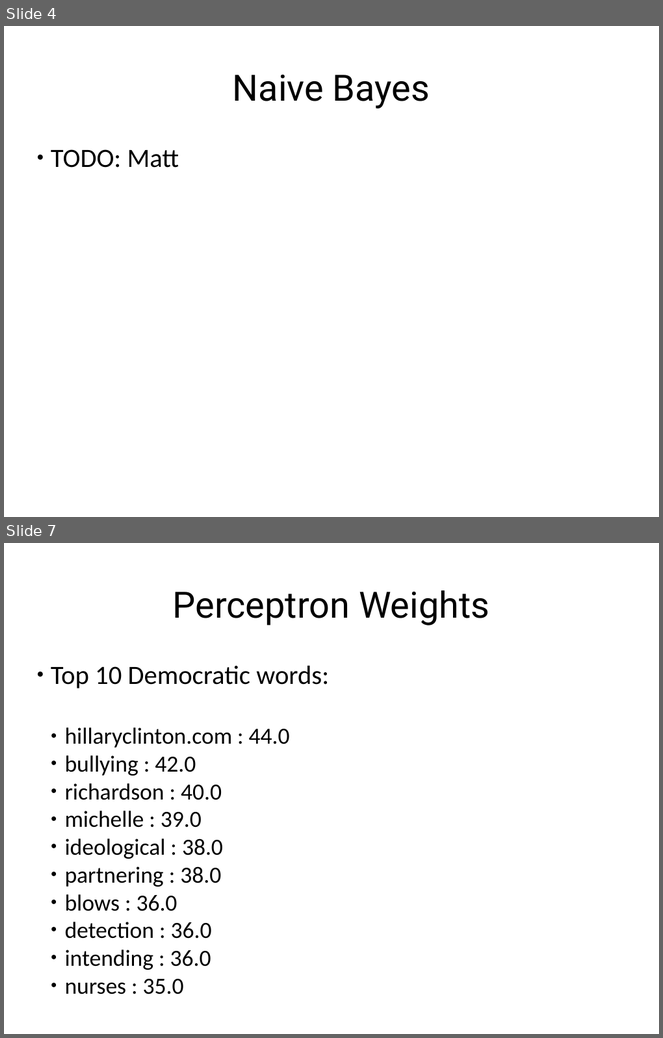
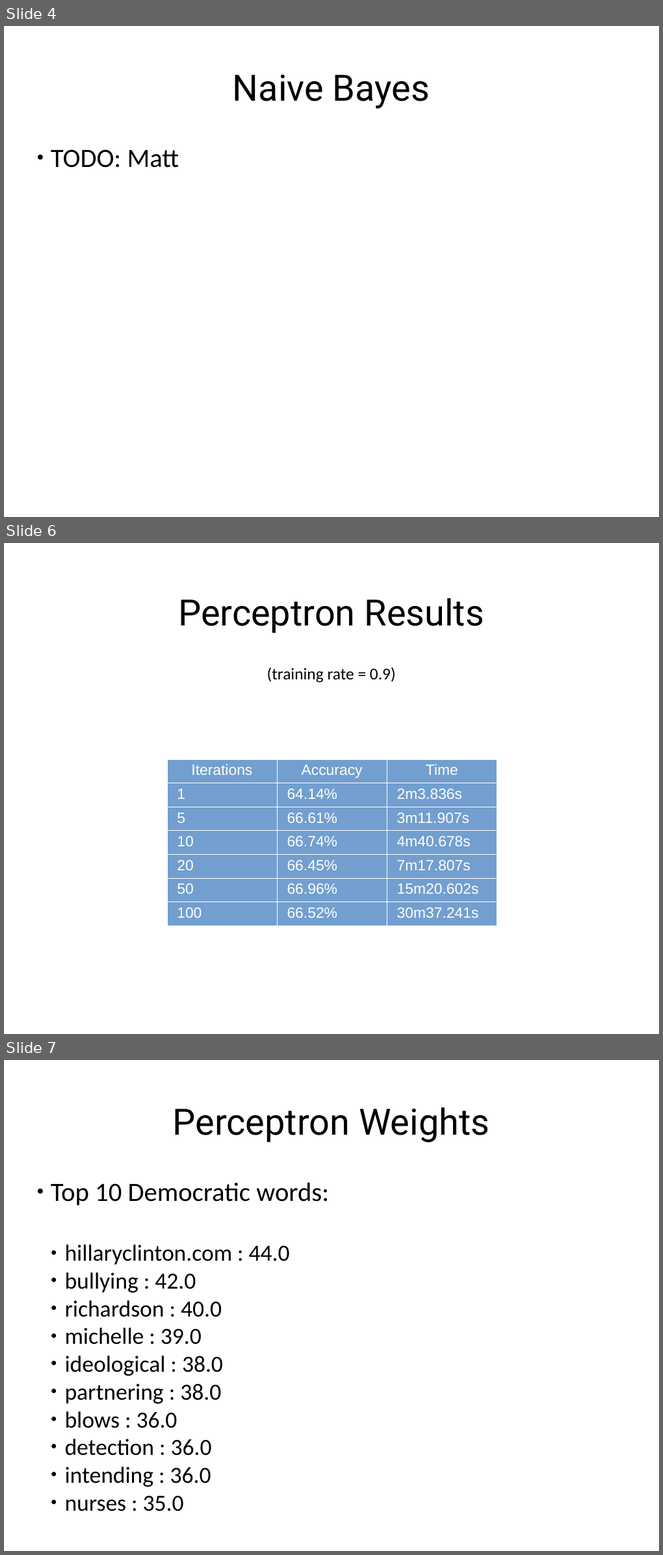
Before and after one commit to erikthiem/PartisanSpeechAnalysis, a slide deck: documents/presentation.odp. Shown one above the other, each under a label of ours: slides 4 and 7 before the commit, slides 4, 6 and 7 after it; the slides between them are not shown. The pictures are 663x1038 and 663x1555 pixels, drawn with LibreOffice and Linux fonts; fonts in the diff are those of the drawing. Boxes give left, top, right and bottom in pixels: in the first picture for what was removed or moved away, otherwise in the second. Text is boxed around its words. In the diff, an @@ line names an element or a change of style, - is before the commit and + after.

```diff
--- a/documents/presentation.odp
+++ b/documents/presentation.odp
@@ slide 6 added at bbox=[4, 543, 659, 1034], background #FFFFFF @@
@@ text added at bbox=[178, 598, 484, 683], 20 pt, text #000000 @@
+Perceptron Results
+(training rate = 0.9)
@@ table added at bbox=[167, 759, 497, 926], 7 rows, 3 columns @@
+Iterations | Accuracy | Time
+1 | 64.14% | 2m3.836s
+5 | 66.61% | 3m11.907s
+10 | 66.74% | 4m40.678s
+20 | 66.45% | 7m17.807s
+50 | 66.96% | 15m20.602s
+100 | 66.52% | 30m37.241s
```
Also in this commit, not shown: 3 slides changed, 1 slide removed, 2 other files.
